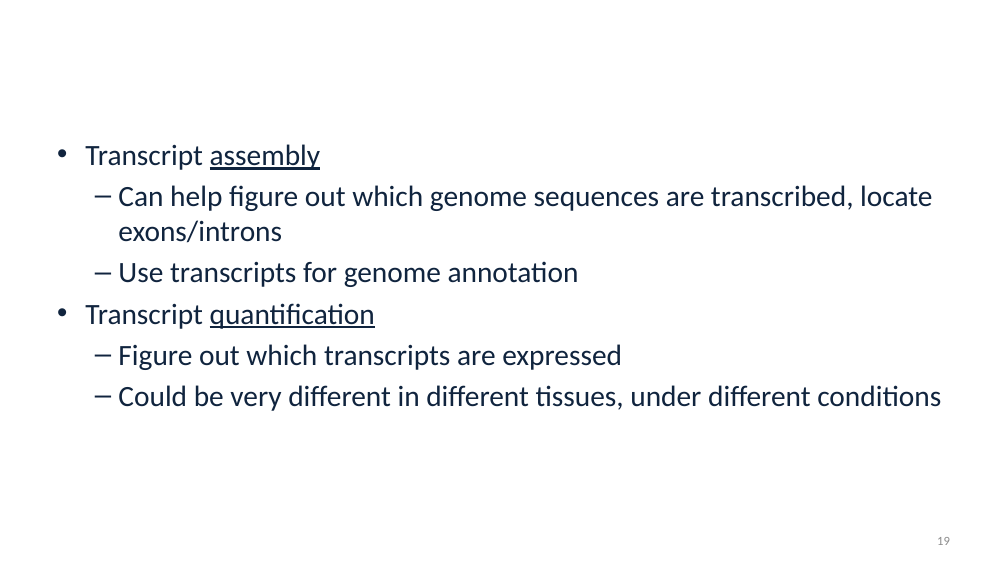
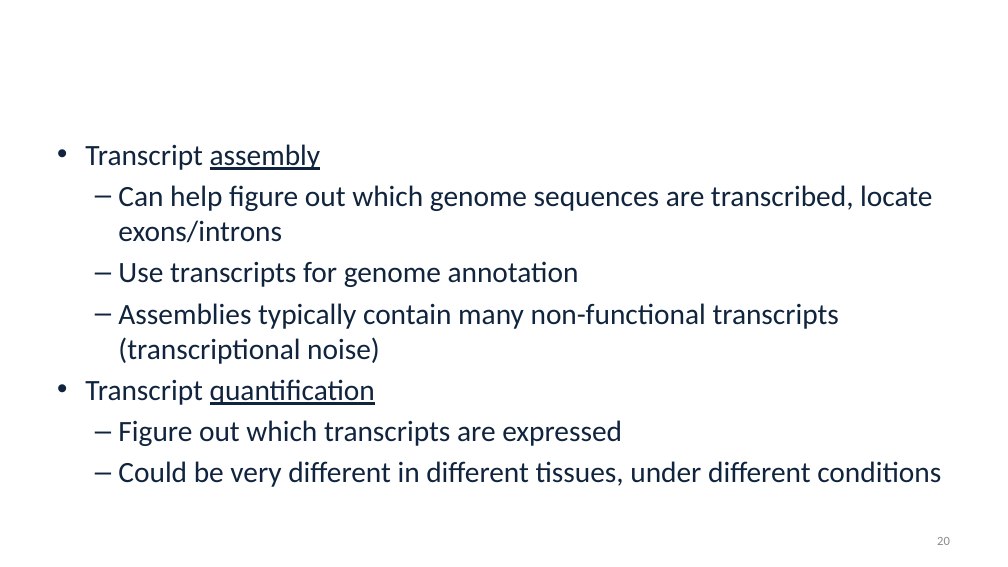
Before and after one commit to alekseyzimin/BME-Algorithms-for-Analysis-of-Genomic-Data, a slide deck: slide 20 of Lectures/Week 9 -- Transcript sequencing and Assembly.pptx (slide 19 before the commit). Drawn at 1008x567 pixels with LibreOffice and Linux fonts; fonts in the diff are those of the drawing; background and template pictures are left out. Boxes give left, top, right and bottom in pixels: in the first picture for what was removed or moved away, otherwise in the second. Text is boxed around its words. In the diff, an @@ line names an element or a change of style, - is before the commit and + after.

```diff
--- a/Lectures/Week 9 -- Transcript sequencing and Assembly.pptx
+++ b/Lectures/Week 9 -- Transcript sequencing and Assembly.pptx
@@ text at <box>118,303,839,364</box>: paragraph added @@
+  – Assemblies typically contain many non-functional transcripts (transcriptional noise)
@@ page number at <box>937,537,950,545</box>: text changed @@
-19
+20
```
Also in this commit, not shown: 5 other slides changed, 4 slides added, 3 slides removed, 1 other file.
